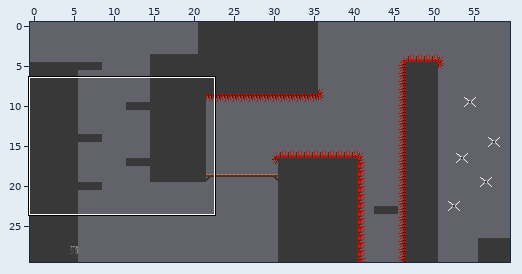
Two versions of a level (Tiled map (JSON), Bin/Levels/Level_Village4.json). Above, an overview of the earlier version with the close-up marked.
Close-up. Before the commit:
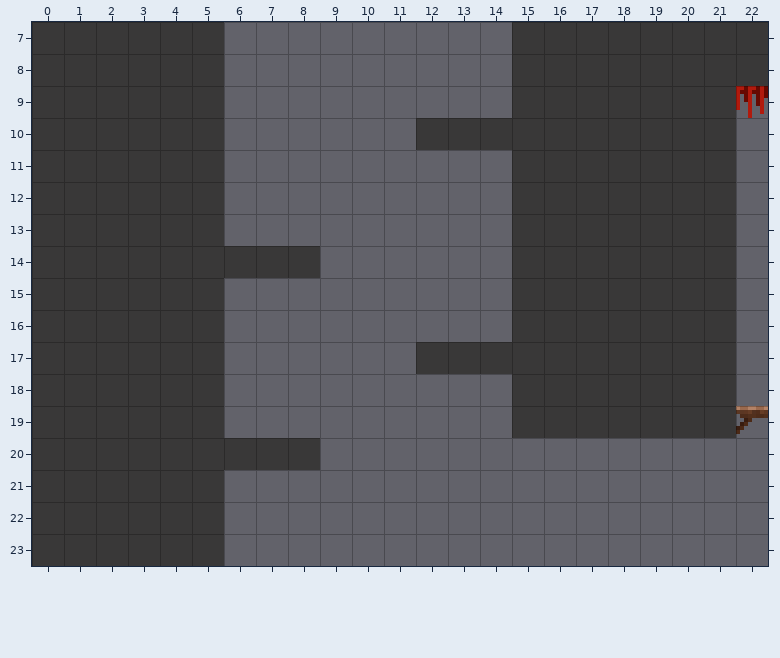
Cells are 8x8 px. Shown: x 0..22, y 7..23. The commit also changed other parts of the map, which this record leaves out.
The same view after the edit:
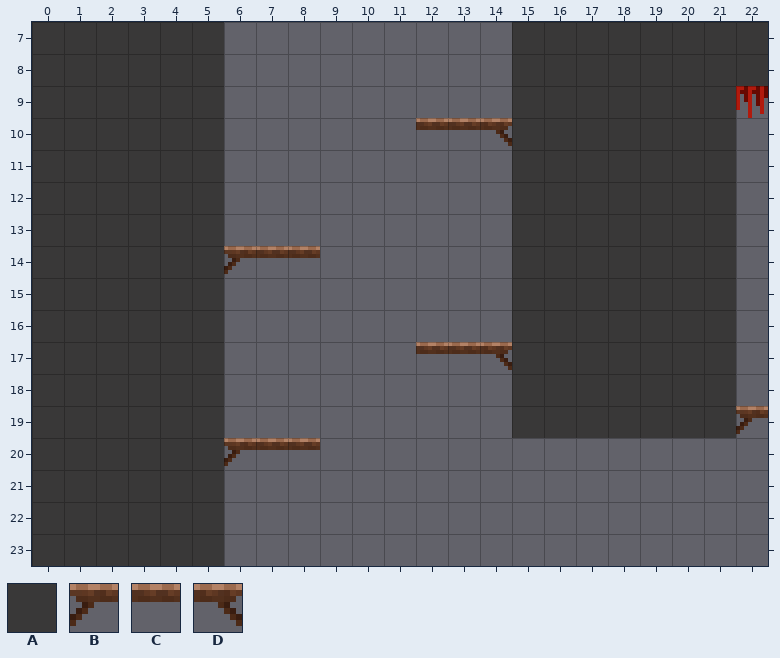
Key: from "passontileset": A 321, B 349, C 350, D 351.
_ is an empty cell, . an unchanged one.
Edits made:
--- layer "FG1"
@@ x 12..14 @@
-10 AAA
+10 CCD
@@ x 6..8 @@
-14 AAA
+14 BCC
@@ x 12..14 @@
-17 AAA
+17 CCD
@@ x 6..8 @@
-20 AAA
+20 BCC
Boxes around the changes in both close-ups, in picture pixels (x1, y1, x2, y2):
changed: (416, 118, 512, 150)
changed: (224, 246, 320, 278)
changed: (416, 342, 512, 374)
changed: (224, 438, 320, 470)
